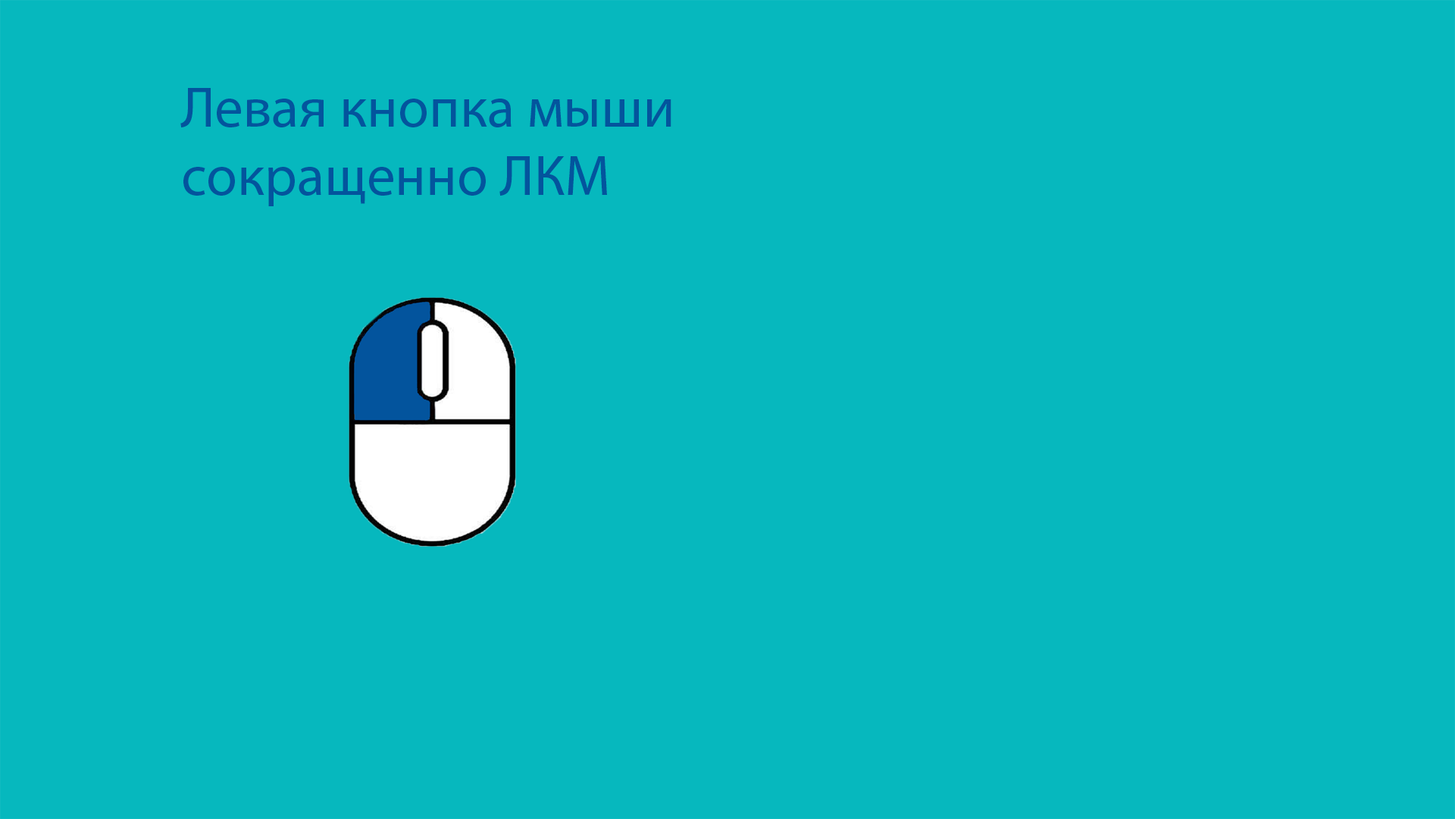
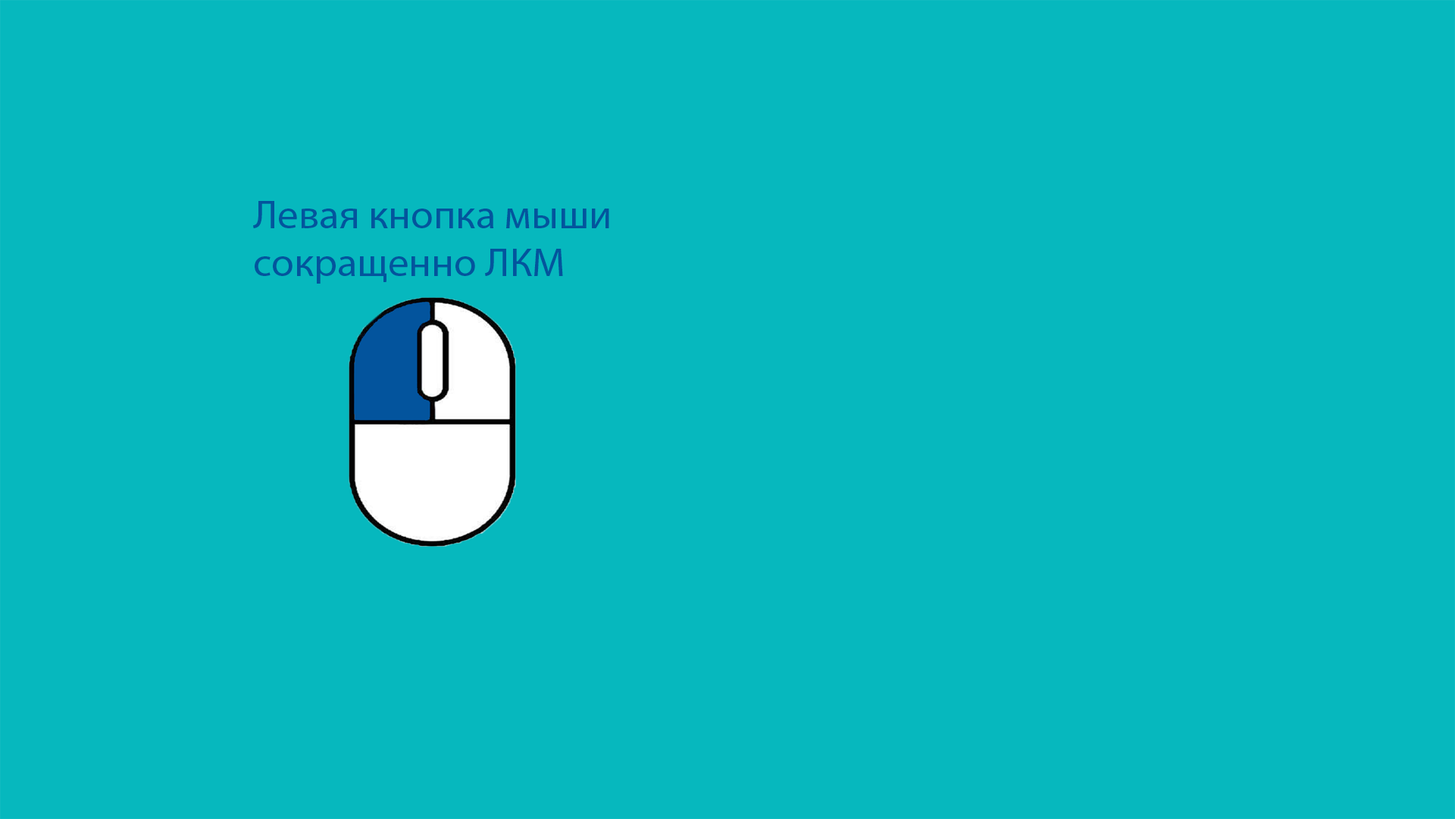
Layers edited between the first and the second (1455, 819) image:
painted on "Левая кнопка мыши сокращенно ЛКМ" over [180, 87, 672, 284]
